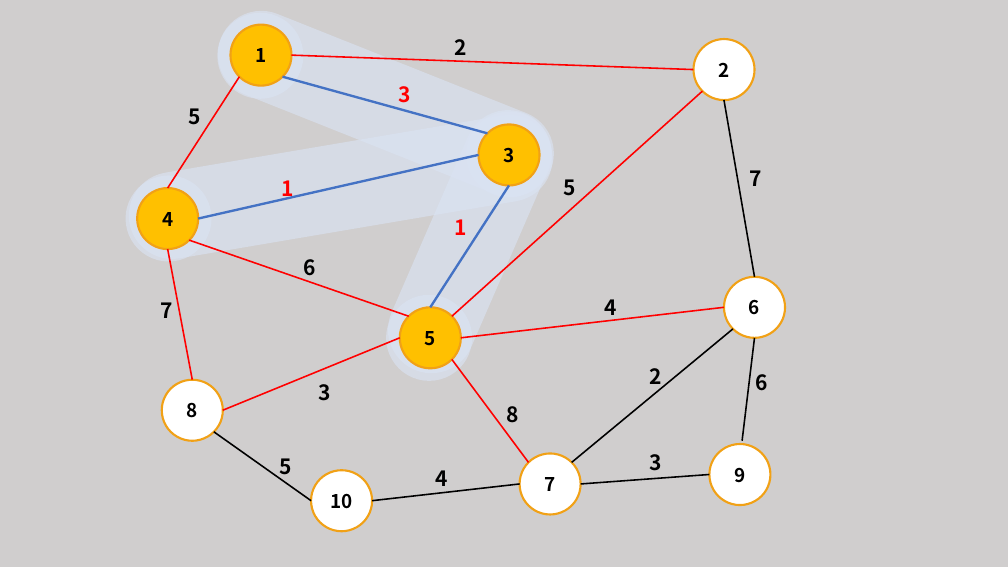
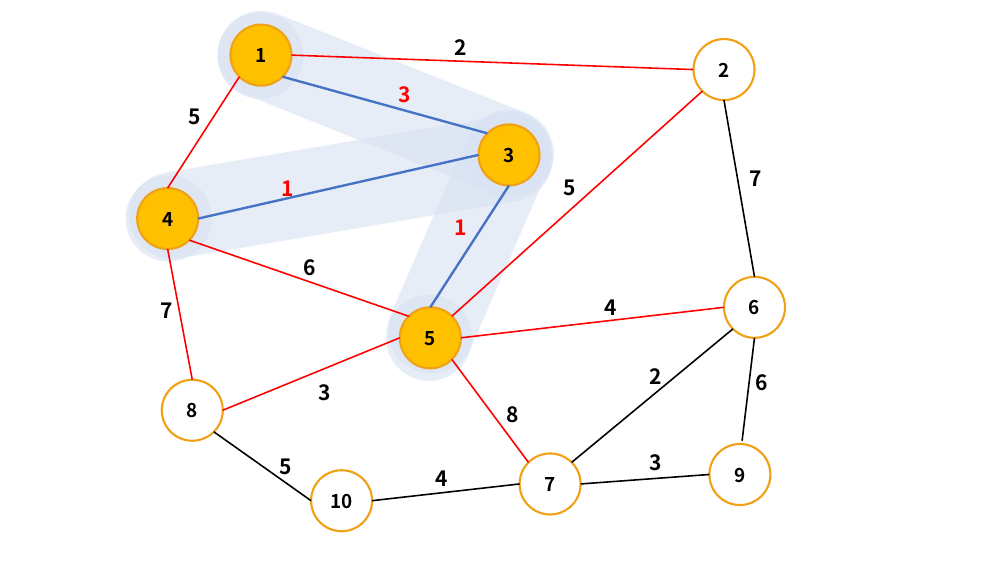
Before and after one commit to comedu20/graph_algorithm, a slide deck: slide 5 of 예제 5_5번/프리젠테이션3.pptx. Drawn at 1008x567 pixels with LibreOffice and Linux fonts; fonts in the diff are those of the drawing. Boxes give left, top, right and bottom in pixels: in the first picture for what was removed or moved away, otherwise in the second. Text is boxed around its words. In the diff, an @@ line names an element or a change of style, - is before the commit and + after.

```diff
--- a/예제 5_5번/프리젠테이션3.pptx
+++ b/예제 5_5번/프리젠테이션3.pptx
@@ background #D0CECE to #FFFFFF @@
```
Also in this commit, not shown: 26 other slides changed, 1 slide added, 1 slide removed, 38 other files.
